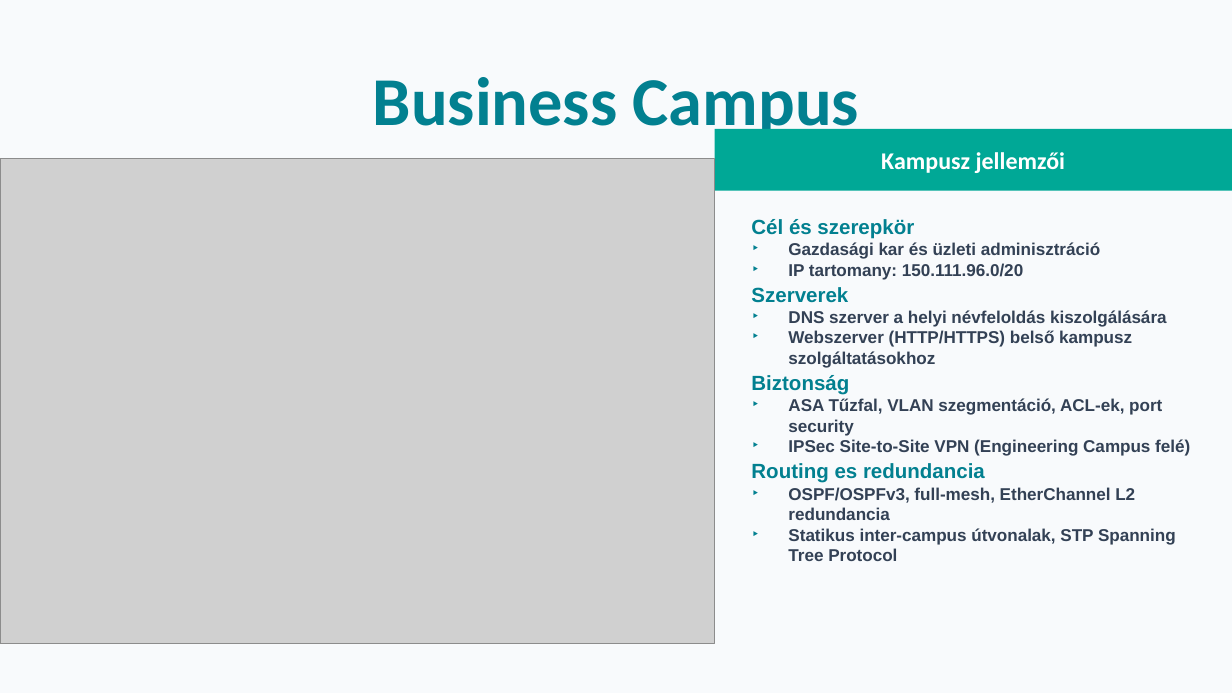
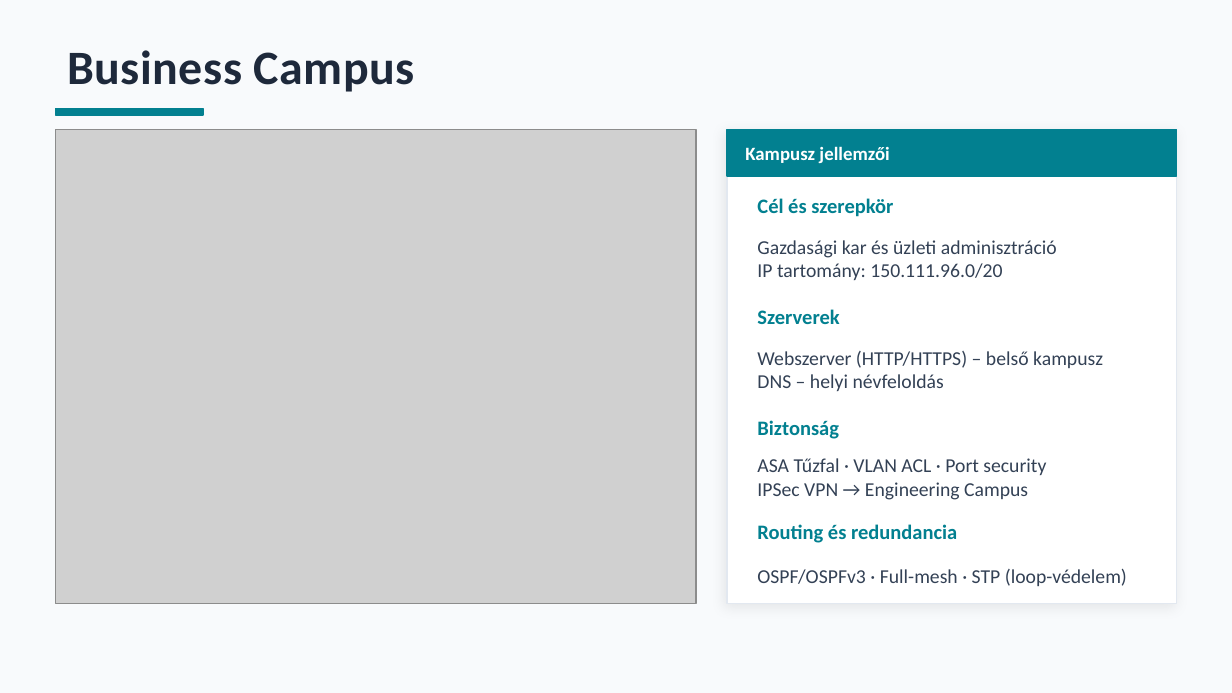
Before and after one commit to brautigampeter/Peters-n-Johnsons-Tech, a slide deck: slide 8 of PnJT - Háromkampuszos Egyetemi Hálózat prezentáció - Magyar.pptx (slide 7 before the commit). Drawn at 1232x693 pixels with LibreOffice and Linux fonts; fonts in the diff are those of the drawing; grey boxes stand for pictures. Boxes give left, top, right and bottom in pixels: in the first picture for what was removed or moved away, otherwise in the second. Text is boxed around its words. In the diff, an @@ line names an element or a change of style, - is before the commit and + after.

```diff
--- a/PnJT - Háromkampuszos Egyetemi Hálózat prezentáció - Magyar.pptx
+++ b/PnJT - Háromkampuszos Egyetemi Hálózat prezentáció - Magyar.pptx
@@ text "Business Campus": place and size @@
-text "Business Campus" at box(373, 77, 859, 142)
+text "Business Campus" at box(68, 50, 415, 92)
@@ text "Business Campus" at box(68, 50, 415, 92): size 40 to 28 pt, text colour #028090 to #1E293B, letter spacing 0 to 0.3 pt; alignment centre to left @@
@@ rectangle added at box(55, 108, 203, 116), fill #028090, outline #028090 1 pt @@
@@ picture: place and size @@
-picture at box(0, 159, 715, 644)
+picture at box(55, 129, 696, 604)
@@ rectangle: place and size @@
-rectangle at box(715, 129, 1232, 191)
+rectangle at box(727, 129, 1177, 176)
@@ rectangle at box(727, 129, 1177, 176): fill #00A896 to #028090; outline none to #028090 1 pt @@
@@ rectangle added at box(727, 129, 1177, 604), fill #FFFFFF, outline #E2E8F0 1 pt @@
@@ text "Kampusz jellemzői": place and size @@
-text "Kampusz jellemzői" at box(881, 152, 1065, 173)
+text "Kampusz jellemzői" at box(745, 146, 889, 163)
@@ text "Kampusz jellemzői" at box(745, 146, 889, 163): size 14 to 11 pt; alignment centre to left @@
@@ text added at box(757, 198, 893, 217), 12 pt, text #028090, bold @@
+Cél és szerepkör
@@ text removed at box(751, 219, 1190, 561) @@
-Cél és szerepkör
-‣ Gazdasági kar és üzleti adminisztráció
-‣ IP tartomany: 150.111.96.0/20
-Szerverek
-‣ DNS szerver a helyi névfeloldás kiszolgálására
-‣ Webszerver (HTTP/HTTPS) belső kampusz szolgáltatásokhoz
-Biztonság
-‣ ASA Tűzfal, VLAN szegmentáció, ACL-ek, port security
-‣ IPSec Site-to-Site VPN (Engineering Campus felé)
-Routing es redundancia
-‣ OSPF/OSPFv3, full-mesh, EtherChannel L2 redundancia
-‣ Statikus inter-campus útvonalak, STP Spanning Tree Protocol
@@ text added at box(757, 240, 1057, 280), 11.5 pt, text #334155 @@
+Gazdasági kar és üzleti adminisztráció
+IP tartomány: 150.111.96.0/20
@@ text added at box(757, 309, 839, 324), 12 pt, text #028090, bold @@
+Szerverek
@@ text added at box(757, 351, 1103, 391), 11.5 pt, text #334155 @@
+Webszerver (HTTP/HTTPS) – belső kampusz
+DNS – helyi névfeloldás
@@ text added at box(757, 420, 839, 439), 12 pt, text #028090, bold @@
+Biztonság
@@ text added at box(757, 458, 1046, 500), 11.5 pt, text #334155 @@
+ASA Tűzfal · VLAN ACL · Port security
+IPSec VPN → Engineering Campus
@@ text added at box(757, 524, 957, 543), 12 pt, text #028090, bold @@
+Routing és redundancia
@@ text added at box(757, 569, 1127, 586), 11.5 pt, text #334155 @@
+OSPF/OSPFv3 · Full-mesh · STP (loop-védelem)
```
Also in this commit, not shown: 7 other slides changed, 15 slides added, 5 slides removed, 1 other file.
